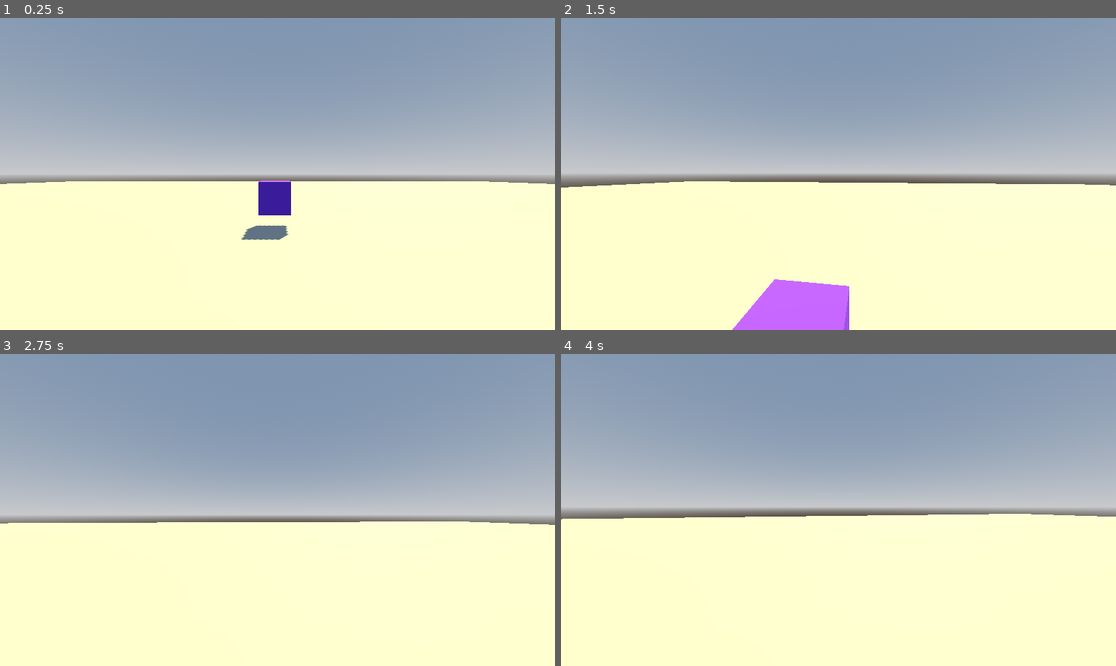
Above: before the commit, frames 1-4 (two rows, left to right).
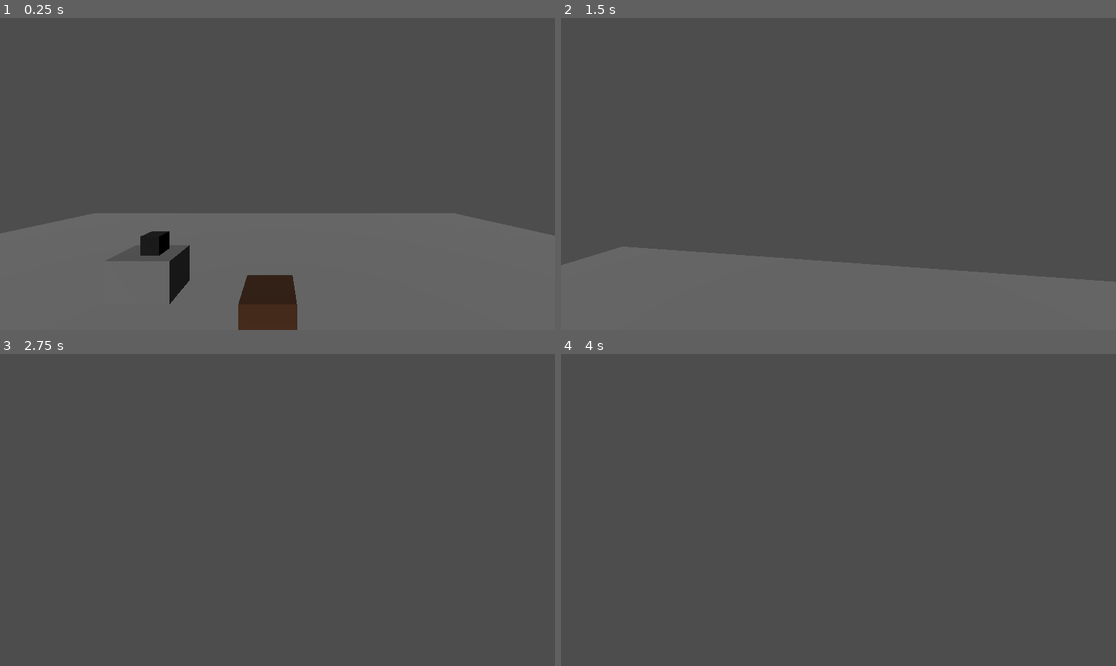
Above: after the commit, the same moments.

Repository: MerlinDaWizard/Dreadshaft
Game: Godot game, scene res://MerlinTestScene.tscn
Two runs of this game, one before a commit and one after it. Both use one fixed random seed, a clock stepped at 60 frames per second and the inputs below. Before the commit the project starts from res://main.tscn.
Inputs (mouse positions are in pixels of both pictures, inside the frame that each line leads up to):
- Up to frame 1 (0.25 s): no input
- Up to frame 2 (1.5 s): tap Enter (ui_accept) at 0.5, 0.6 s; move the mouse to (866, 174) at 0.52 s; hold W (forward) from 0.53 s (still down); tap Space (jump) at 0.77 s; move the mouse to (810, 174) at 1.27 s; tap E (interact) at 1.35 s
- Up to frame 3 (2.75 s): keep holding W (forward); tap Space (jump) at 1.52 s; tap Enter (ui_accept) at 1.55, 2.3 s; move the mouse to (288, 503) at 2.02 s; hold Shift (sprint) from 2.03 s (still down)
- Up to frame 4 (4 s): keep holding W (forward); move the mouse to (832, 516) at 2.77 s; release Shift (sprint) at 2.78 s; tap Enter (ui_accept) at 2.85, 3.5, 3.6 s; tap Space (jump) at 3.02, 3.77 s; move the mouse to (877, 513) at 3.52 s

The runs differ from the first frame. In frame 1, 100% of the frame differs, in the area x 0-100%, y 0-100%; in frame 2, 100%; in frame 3, 100%; in frame 4, 100%.

Commit message:
Pickupable Records

Diff:
--- a/Items/RecordPlayer/Record.gd
+++ b/Items/RecordPlayer/Record.gd
@@ -1,4 +1,4 @@
-extends Node3D
+extends PickupableProp
 
 
 @export_file("*.mp3","*.wav")
@@ -11,6 +11,7 @@
 var record_player: Node3D = null
 
 func _process(delta: float) -> void:
+	super(delta)
 	if state == States.ATTACHING:
 		attach_time = min(attach_time+delta*2.0, 1.0)
 
--- a/Items/RecordPlayer/Record.tscn
+++ b/Items/RecordPlayer/Record.tscn
@@ -12,7 +12,7 @@
 [sub_resource type="BoxShape3D" id="BoxShape3D_gvhph"]
 size = Vector3(0.25, 0.25, 0.25)
 
-[node name="Record" type="RigidBody3D"]
+[node name="Record" type="RigidBody3D" groups=["Pickupable"]]
 disable_mode = 1
 collision_layer = 5
 script = ExtResource("1_idqay")
--- a/Items/RecordPlayer/RecordPlayer.gd
+++ b/Items/RecordPlayer/RecordPlayer.gd
@@ -19,14 +19,25 @@
 	record.set_collision_layer_value(1, false)
 	record.set_collision_layer_value(3, false)
 
+	# Remove from players hand if holding
+	if record is PickupableProp:
+		var prop := record as PickupableProp
+		if prop.prop_container:
+			# remove from player
+			prop.prop_container.get_parent().get_parent().get_parent().held_object = null
+			# remove from prop itself
+			prop.detach()
+
 	# Disable collisions for the record
 	record.freeze = true
+	record.remove_from_group("Pickupable")
 
 	# Reparent but keep current position
 	var saved_transform: Transform3D = record.global_transform
 	record.reparent($RecordLockPoint)
 	record.global_transform = saved_transform
 	record.initial_transform = record.transform
+
 
 	# Set the records state so it can drift atttach
 	record.state = record.States.ATTACHING
@@ -45,7 +56,7 @@
 	$AudioStreamPlayer3D.play()
 
 func eject_record() -> void:
-	if attached_record == null || attached_record.state != attached_record.States.PLAYING:
+	if attached_record == null or attached_record.state != attached_record.States.PLAYING:
 		return
 
 	$AudioStreamPlayer3D.stop()
@@ -55,8 +66,9 @@
 	attached_record.reparent(self.get_parent())
 	attached_record.global_transform = saved_transform
 
+	attached_record.set_collision_layer_value(1, true)
 	attached_record.freeze = false
-	attached_record.set_collision_layer_value(1, true)
+	attached_record.add_to_group("Pickupable")
 
 	# This is so that we always have atleast 0.5 in a direction.
 	# As Vector3(randf(), randf_range(2,3.5), randf()) has a chance to go straight up.
--- a/Items/RecordPlayer/RecordPlayer.tscn
+++ b/Items/RecordPlayer/RecordPlayer.tscn
@@ -7,7 +7,11 @@
 [sub_resource type="BoxShape3D" id="BoxShape3D_2cktl"]
 size = Vector3(0.6, 0.25, 0.6)
 
+[sub_resource type="StandardMaterial3D" id="StandardMaterial3D_2td7c"]
+albedo_color = Color(0.239216, 0.12549, 0, 1)
+
 [sub_resource type="BoxMesh" id="BoxMesh_knq4o"]
+material = SubResource("StandardMaterial3D_2td7c")
 size = Vector3(0.5, 0.5, 0.5)
 
 [sub_resource type="BoxShape3D" id="BoxShape3D_ffaph"]
--- a/MerlinTestScene.gd
+++ b/MerlinTestScene.gd
@@ -8,7 +8,7 @@
 
 # Called every frame. 'delta' is the elapsed time since the previous frame.
 func _process(_delta: float) -> void:
-	if Input.is_action_just_pressed("ui_accept"):
+	if Input.is_action_just_pressed("ui_cancel"):
 		print("Eject!")
 		$RecordPlayer.eject_record()
 	pass
--- a/MerlinTestScene.tscn
+++ b/MerlinTestScene.tscn
@@ -1,23 +1,29 @@
-[gd_scene load_steps=5 format=3 uid="uid://dymfnylkuiyqb"]
+[gd_scene load_steps=7 format=3 uid="uid://dymfnylkuiyqb"]
 
 [ext_resource type="Script" path="res://MerlinTestScene.gd" id="1_sk0cw"]
 [ext_resource type="PackedScene" uid="uid://dbxj1cxukstja" path="res://Items/RecordPlayer/Record.tscn" id="1_yx4hq"]
 [ext_resource type="PackedScene" uid="uid://ch3ovvjfkene6" path="res://Items/RecordPlayer/RecordPlayer.tscn" id="2_31y6c"]
+[ext_resource type="PackedScene" uid="uid://cv37bo5vx44q0" path="res://Player.tscn" id="4_21xmf"]
+
+[sub_resource type="StandardMaterial3D" id="StandardMaterial3D_0n882"]
+albedo_color = Color(0.380392, 0.380392, 0.380392, 1)
 
 [sub_resource type="Environment" id="Environment_3fphf"]
 
 [node name="MerlinTestScene" type="Node3D"]
 script = ExtResource("1_sk0cw")
 
+[node name="CSGBox3D" type="CSGBox3D" parent="."]
+transform = Transform3D(0.805412, 0, 0, 0, 0.531627, 0, 0, 0, 0.563352, -1.64829, -0.121216, -0.794105)
+use_collision = true
+material = SubResource("StandardMaterial3D_0n882")
+
 [node name="Record1" parent="." instance=ExtResource("1_yx4hq")]
-transform = Transform3D(1, 0, 0, 0, 1, 0, 0, 0, 1, -0.342059, 1.82112, 0.00209141)
+transform = Transform3D(1, 0, 0, 0, 1, 0, 0, 0, 1, -1.60084, 0.269597, -0.805519)
 audio_file = "res://better-day-186374.mp3"
 
 [node name="RecordPlayer" parent="." instance=ExtResource("2_31y6c")]
 transform = Transform3D(1, 0, 0, 0, 1, 0, 0, 0, 1, 0, -0.124448, 0)
-
-[node name="Camera3D" type="Camera3D" parent="."]
-transform = Transform3D(1, 0, 0, 0, 1, 0, 0, 0, 1, 0, 0.506771, 2.67949)
 
 [node name="WorldEnvironment" type="WorldEnvironment" parent="."]
 environment = SubResource("Environment_3fphf")
@@ -25,7 +31,10 @@
 [node name="DirectionalLight3D" type="DirectionalLight3D" parent="."]
 transform = Transform3D(1, 0, 0, 0, 0.926824, 0.375496, 0, -0.375496, 0.926824, 0, 0, 0)
 
-[node name="CSGBox3D" type="CSGBox3D" parent="."]
-transform = Transform3D(5.00603, 0, 0, 0, 1.01186, 0, 0, 0, 2.73291, -0.0480485, -0.443848, 0.337158)
+[node name="Floor" type="CSGBox3D" parent="."]
+transform = Transform3D(14.7284, 0, 0, 0, 1.01186, 0, 0, 0, 7.79751, -0.0480485, -0.443848, 0.337158)
 use_collision = true
 size = Vector3(1, 0.112305, 1.67432)
+
+[node name="Player" parent="." instance=ExtResource("4_21xmf")]
+transform = Transform3D(1, 0, 0, 0, 1, 0, 0, 0, 1, 0.00482988, -0.747198, 1.93325)
--- a/project.godot
+++ b/project.godot
@@ -11,7 +11,7 @@
 [application]
 
 config/name="Dreadshaft"
-run/main_scene="res://main.tscn"
+run/main_scene="res://MerlinTestScene.tscn"
 config/features=PackedStringArray("4.2", "GL Compatibility")
 config/icon="res://icon.svg"
 
Not shown: 1 places in Items/RecordPlayer/RecordPlayer.tscn that only renumber resources
